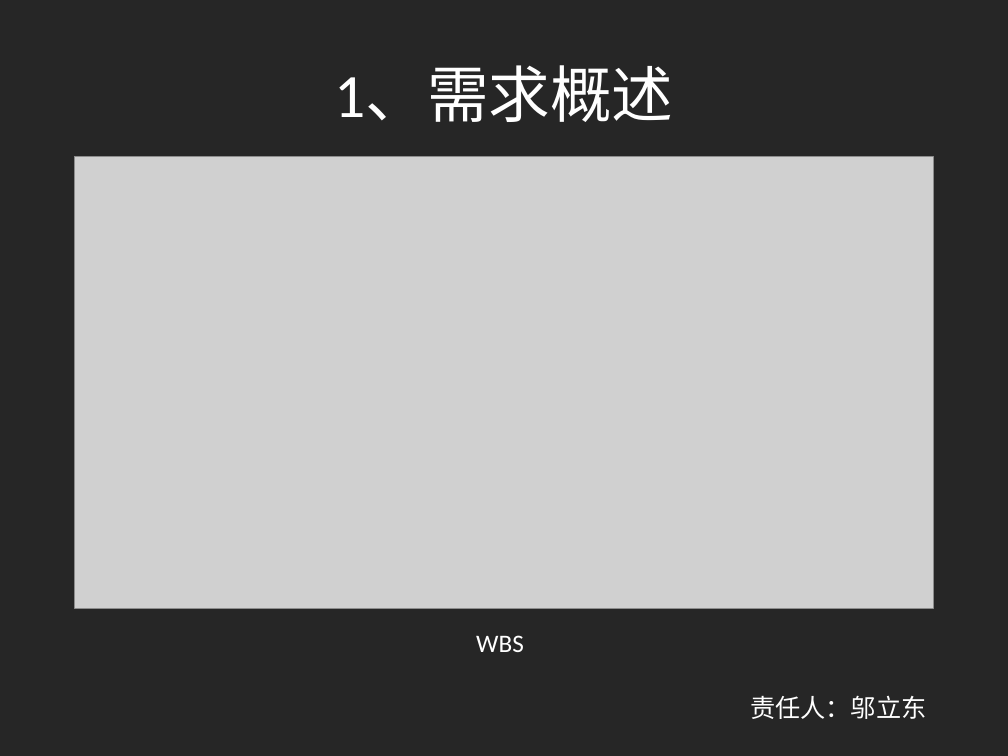
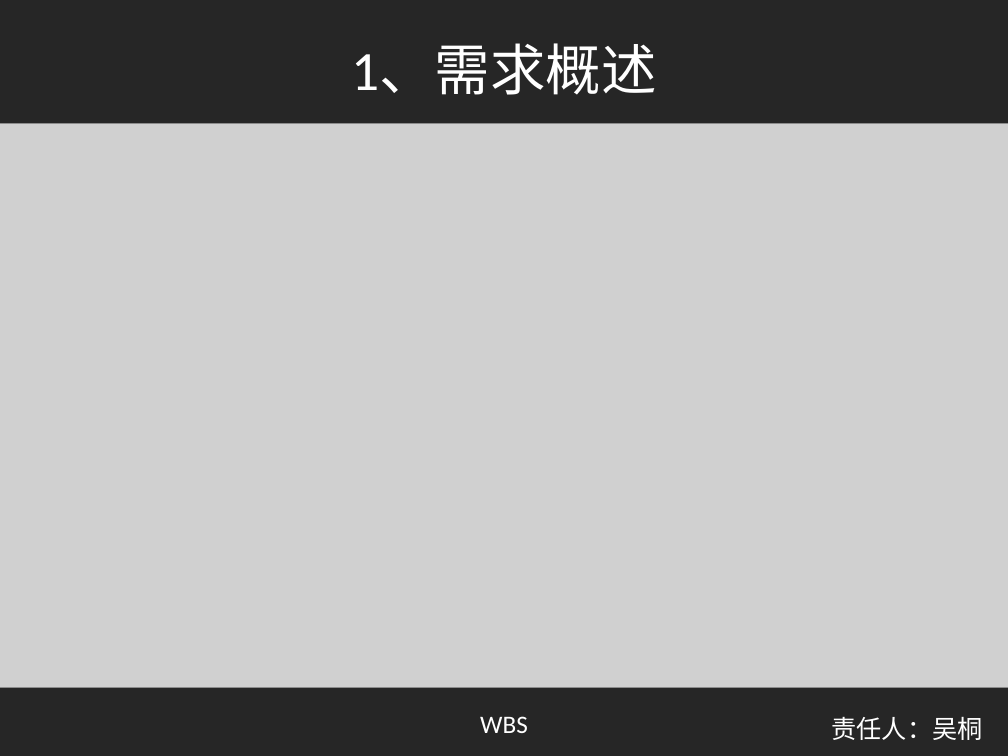
Before and after one commit to shangzhaoxiaozi/PRD-21, a slide deck: slide 3 of PRD-21-C2/非受控文档/项目评审文档/需求工程计划.pptx. Drawn at 1008x756 pixels with LibreOffice and Linux fonts; fonts in the diff are those of the drawing; grey boxes stand for pictures. Boxes give left, top, right and bottom in pixels: in the first picture for what was removed or moved away, otherwise in the second. Text is boxed around its words. In the diff, an @@ line names an element or a change of style, - is before the commit and + after.

```diff
--- a/PRD-21-C2/非受控文档/项目评审文档/需求工程计划.pptx
+++ b/PRD-21-C2/非受控文档/项目评审文档/需求工程计划.pptx
@@ title "1、需求概述" at (x1=351, y1=44, x2=656, y2=95): size 44 to 39.6 pt @@
@@ picture resized from (x1=75, y1=156, x2=933, y2=608) to (x1=0, y1=124, x2=1008, y2=687) @@
@@ text "WBS" moved from (x1=476, y1=635, x2=524, y2=652) to (x1=480, y1=716, x2=528, y2=733) @@
@@ text at (x1=831, y1=717, x2=982, y2=740): text changed @@
-责任人：邬立东
+责任人：吴桐
```
Also in this commit, not shown: 3 other slides changed, 6 slides added, 3 other files.
